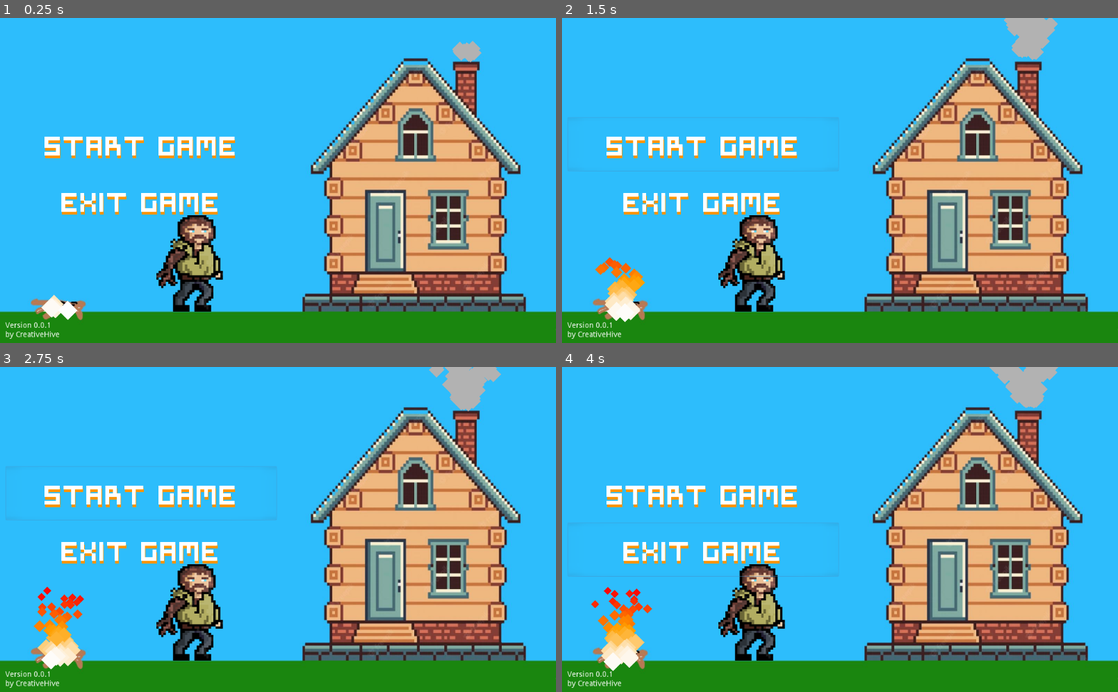
Above: before the commit, frames 1-4 (two rows, left to right).
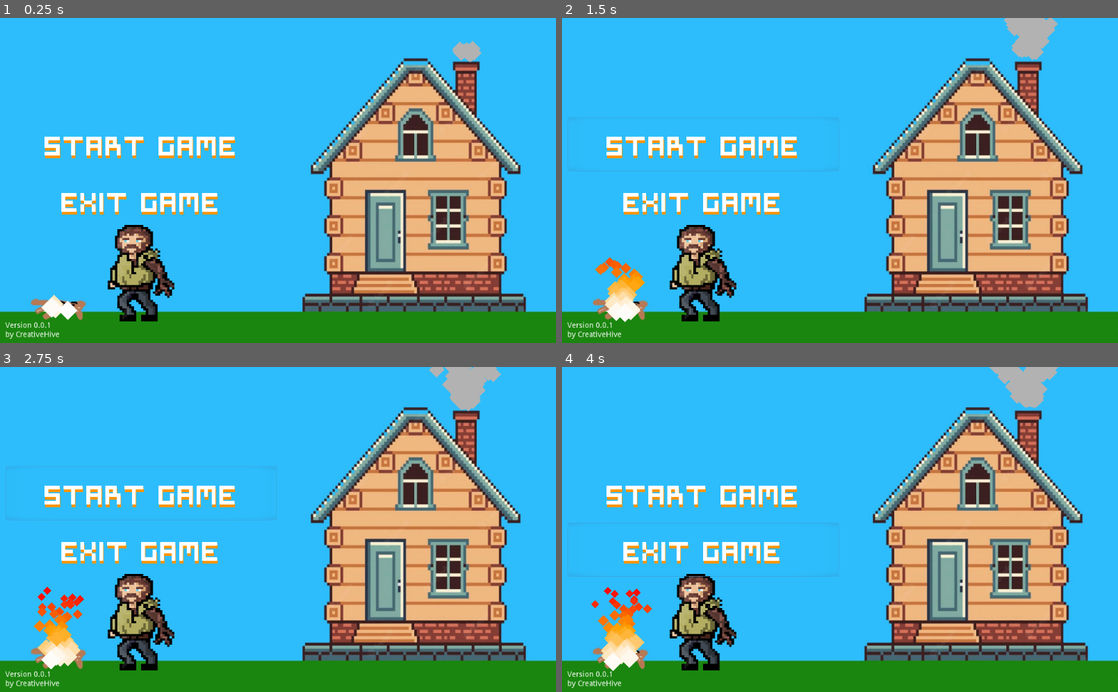
Above: after the commit, the same moments.

Repository: tarikdemiroren/GameCircleJam
Game: Godot game, scene res://src/user_interface/MainMenu.tscn
Same seed, same stepped clock (60 frames per second), same inputs: the game is played once before the commit and once after it. The project has no main scene, so this scene is started directly.
Inputs:
- Up to frame 1 (0.25 s): no input
- Up to frame 2 (1.5 s): click "Start Game" at 0.5 s; click "Start Game" at 1.25 s
- Up to frame 3 (2.75 s): hold Right (right) from 2.03 s (still down); hold Shift (sprint) from 2.03 s (still down)
- Up to frame 4 (4 s): release Right (right) at 2.78 s; release Shift (sprint) at 2.78 s; hold Down (down) 2.78-3.53 s; tap Shift (sprint) at 2.85 s; hold Right (right) from 3.53 s (still down); hold Shift (sprint) from 3.53 s (still down)

The runs differ from the first frame. In frame 1, 4.4% of the frame differs, in the area x 19-41%, y 60-94%; in frame 2, 4.4%; in frame 3, 4.4%; in frame 4, 4.4%.

Commit message:
health bar and main menu changes

Diff:
--- /dev/null
+++ b/MyGame/src/user_interface/HealthBar.tscn
@@ -0,0 +1,28 @@
+[gd_scene load_steps=4 format=2]
+
+[ext_resource path="res://assets/ui_elements/healthhbarllul.png" type="Texture" id=1]
+[ext_resource path="res://assets/ui_elements/hearticon.png" type="Texture" id=2]
+[ext_resource path="res://assets/ui_elements/healthhbarl.png" type="Texture" id=3]
+
+[node name="HealthBar" type="Control"]
+anchor_right = 1.0
+anchor_bottom = 1.0
+margin_top = 1.0
+margin_bottom = 1.0
+
+[node name="hearthIcon" type="TextureRect" parent="."]
+margin_left = 9.0
+margin_top = 11.0
+margin_right = 99.0
+margin_bottom = 83.0
+texture = ExtResource( 2 )
+
+[node name="healthBar" type="TextureProgress" parent="."]
+margin_left = 98.0
+margin_top = 13.0
+margin_right = 354.0
+margin_bottom = 69.0
+value = 100.0
+texture_under = ExtResource( 3 )
+texture_progress = ExtResource( 1 )
+texture_progress_offset = Vector2( 10, 10 )
--- a/MyGame/src/user_interface/MainMenu.tscn
+++ b/MyGame/src/user_interface/MainMenu.tscn
@@ -42,12 +42,13 @@
 [node name="menu_background" parent="." instance=ExtResource( 3 )]
 
 [node name="char" type="TextureRect" parent="."]
-margin_left = 288.0
-margin_top = 360.0
-margin_right = 428.0
-margin_bottom = 550.0
+margin_left = 181.0
+margin_top = 378.0
+margin_right = 321.0
+margin_bottom = 568.0
 texture = ExtResource( 1 )
 expand = true
+flip_h = true
 
 [node name="MainContainer" type="VBoxContainer" parent="."]
 anchor_right = 1.0
@@ -61,7 +62,6 @@
 margin_right = 1004.0
 
 [node name="buttons" type="VBoxContainer" parent="MainContainer"]
-margin_left = 20.0
 margin_top = 4.0
 margin_right = 500.0
 margin_bottom = 547.0
Not shown, added: MyGame/assets/ui_elements/healthhbar.png.import
Not shown, added: MyGame/assets/ui_elements/healthhbarfull.png.import
Binary file added: MyGame/assets/ui_elements/healthhbarl.png
Not shown, added: MyGame/assets/ui_elements/healthhbarl.png.import
Binary file added: MyGame/assets/ui_elements/healthhbarllul.png
Not shown, added: MyGame/assets/ui_elements/healthhbarllul.png.import
Not shown, added: MyGame/assets/ui_elements/healthprog.png.import
Not shown, added: MyGame/assets/ui_elements/heartbar.png.import
Not shown, added: MyGame/assets/ui_elements/heartbarfill.png.import
Binary file added: MyGame/assets/ui_elements/hearticon.png
Not shown, added: MyGame/assets/ui_elements/hearticon.png.import
